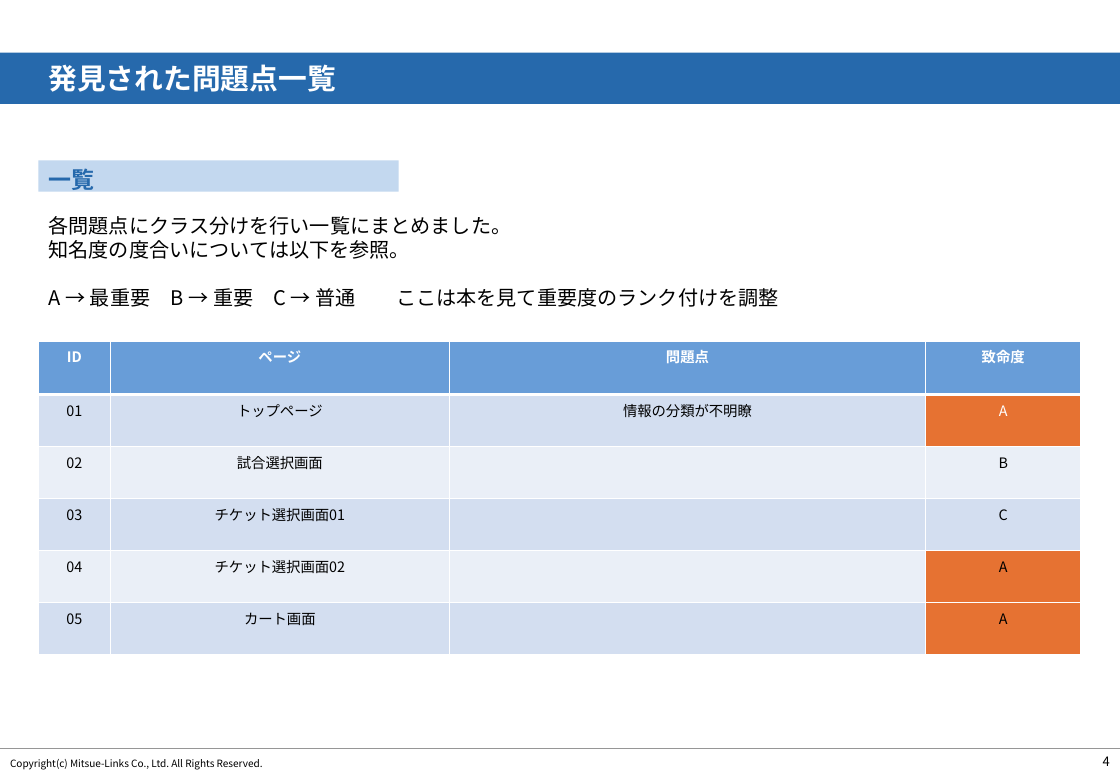
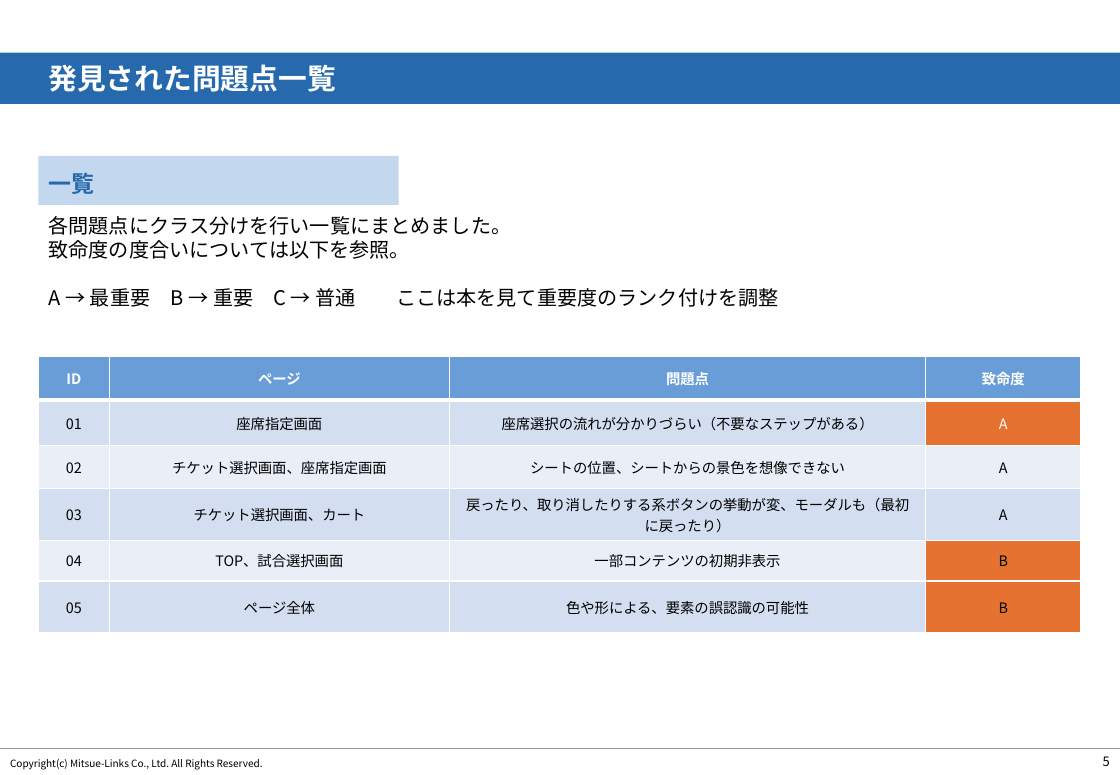
Before and after one commit to sakitama14/TheOdinProject, a slide deck: slide 6 of 調査報告書.pptx (slide 5 before the commit). Drawn at 1120x775 pixels with LibreOffice and Linux fonts; fonts in the diff are those of the drawing; background and template pictures are left out. Boxes give left, top, right and bottom in pixels: in the first picture for what was removed or moved away, otherwise in the second. Text is boxed around its words. In the diff, an @@ line names an element or a change of style, - is before the commit and + after.

```diff
--- a/調査報告書.pptx
+++ b/調査報告書.pptx
@@ text "一覧" rewrapped from [49,168,95,194] to [49,172,95,194] @@
@@ rectangle: place and size @@
-rectangle at [38,160,399,191]
+rectangle at [38,156,399,205]
@@ text at [49,216,779,307]: text changed @@
-各問題点にクラス分けを行い一覧にまとめました。
-知名度の度合いについては以下を参照。
-A → 最重要 B → 重要 C → 普通 ここは本を見て重要度のランク付けを調整
+各問題点にクラス分けを行い一覧にまとめました。
+致命度の度合いについては以下を参照。
+A → 最重要 B → 重要 C → 普通 ここは本を見て重要度のランク付けを調整
@@ table at [38,357,1082,741] @@
-row 2, column 2: トップページ
+row 2, column 2: 座席指定画面
-row 2, column 3: 情報の分類が不明瞭
+row 2, column 3: 座席選択の流れが分かりづらい（不要なステップがある）
-row 3: 02 | 試合選択画面 |  | B
+row 3: 02 | チケット選択画面、座席指定画面 | シートの位置、シートからの景色を想像できない | A
-row 4: 03 | チケット選択画面01 |  | C
+row 4: 03 | チケット選択画面、カート | 戻ったり、取り消したりする系ボタンの挙動が変、モーダルも（最初に戻ったり） | A
-row 5: 04 | チケット選択画面02 |  | A
+row 5: 04 | TOP、試合選択画面 | 一部コンテンツの初期非表示 | B
-row 6: 05 | カート画面 |  | A
+row 6: 05 | ページ全体 | 色や形による、要素の誤認識の可能性 | B
@@ table: place and size @@
-table at [38,341,1082,656]
+table at [38,357,1082,741]
@@ page number at [1103,756,1110,766]: text changed @@
-4
+5
```
Also in this commit, not shown: 3 other slides changed, 2 slides added.
